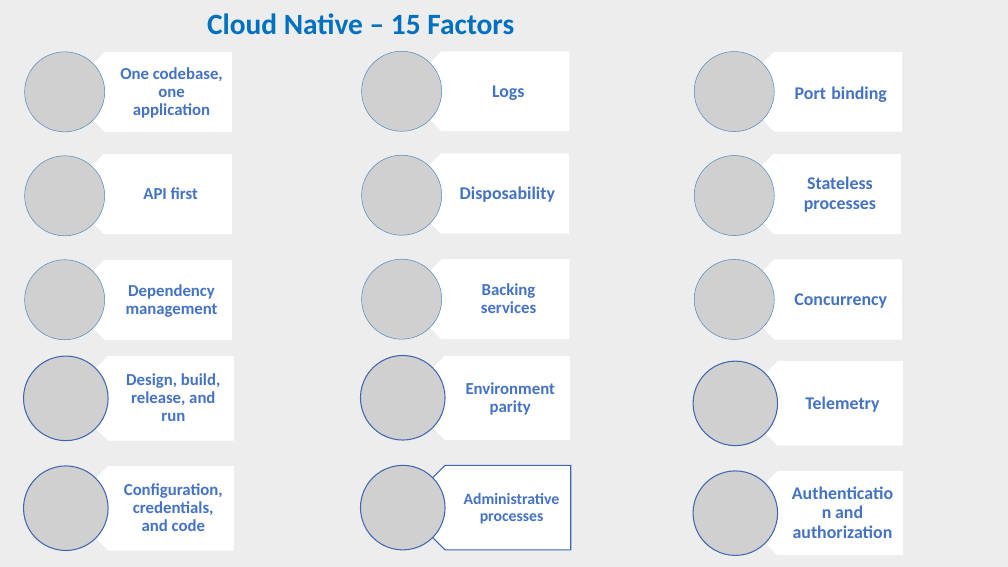
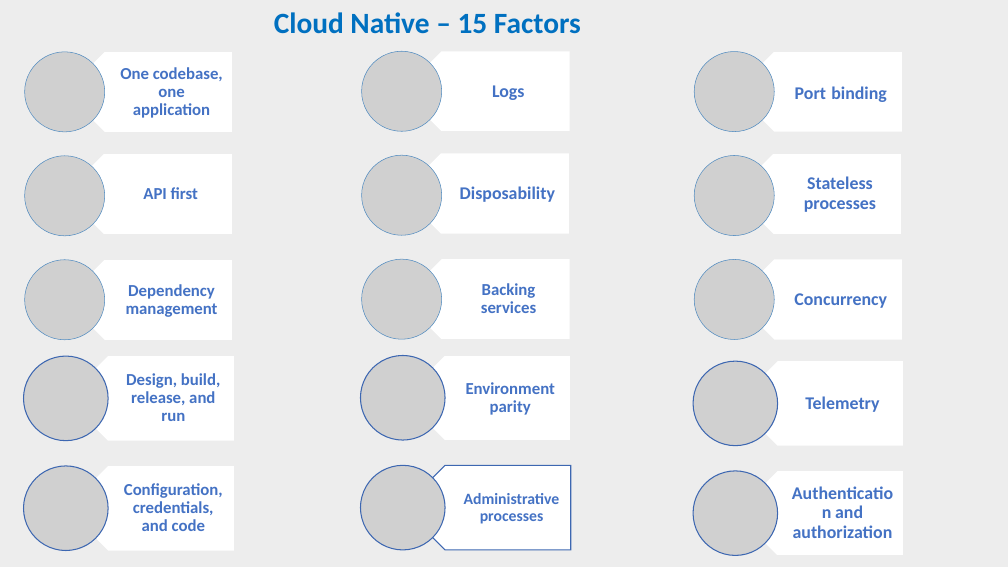
Before and after one commit to ab115/GRAPPH, a slide deck: slide 8 of EsgPrez.pptx. Drawn at 1008x567 pixels with LibreOffice and Linux fonts; fonts in the diff are those of the drawing; grey boxes stand for pictures. Boxes give left, top, right and bottom in pixels: in the first picture for what was removed or moved away, otherwise in the second. Text is boxed around its words. In the diff, an @@ line names an element or a change of style, - is before the commit and + after.

```diff
--- a/EsgPrez.pptx
+++ b/EsgPrez.pptx
@@ text "Cloud Native – 15 Factors": place and size @@
-text "Cloud Native – 15 Factors" at <box>207,13,514,35</box>
+text "Cloud Native – 15 Factors" at <box>274,12,581,34</box>
```
Also in this commit, not shown: 2 other slides changed.
